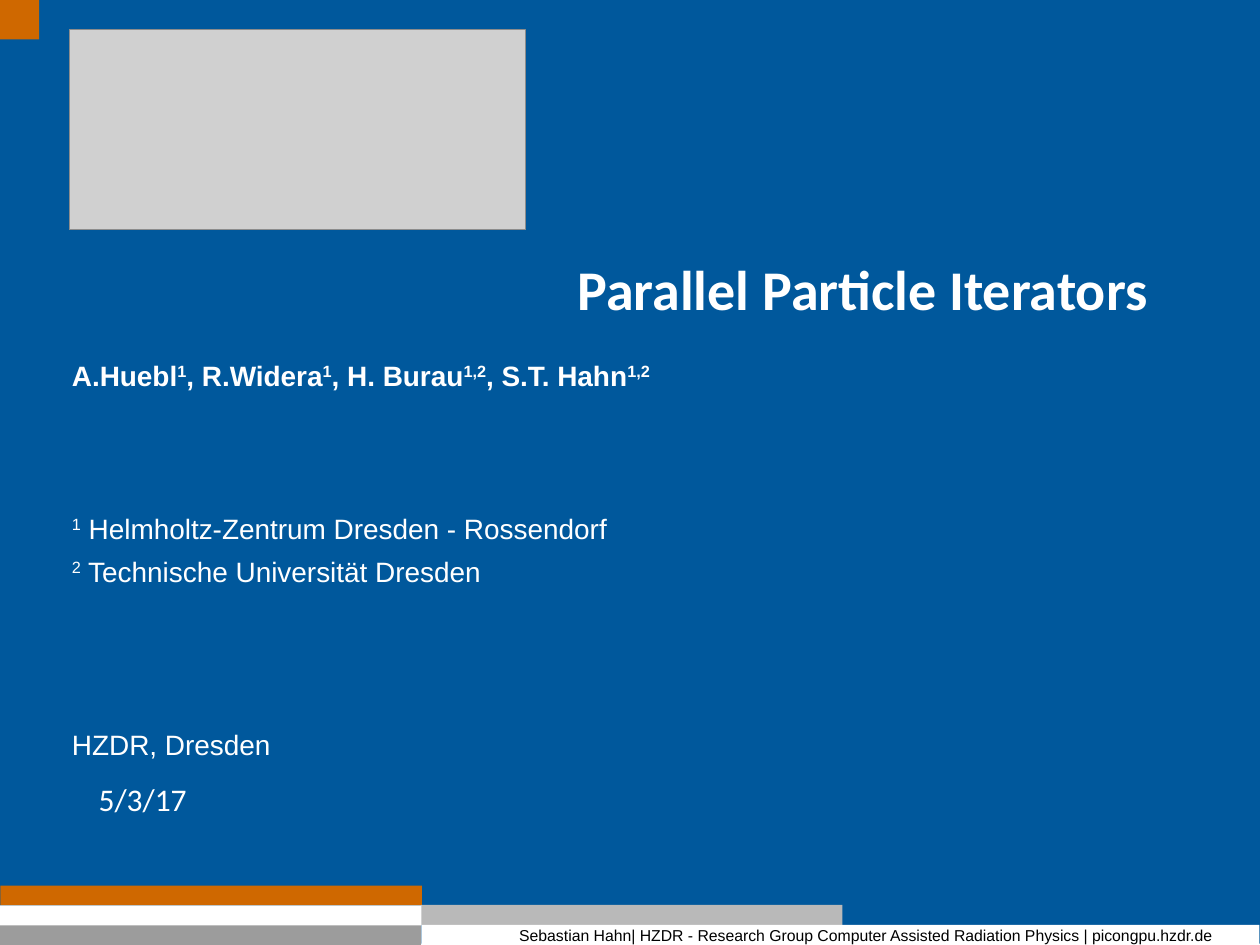
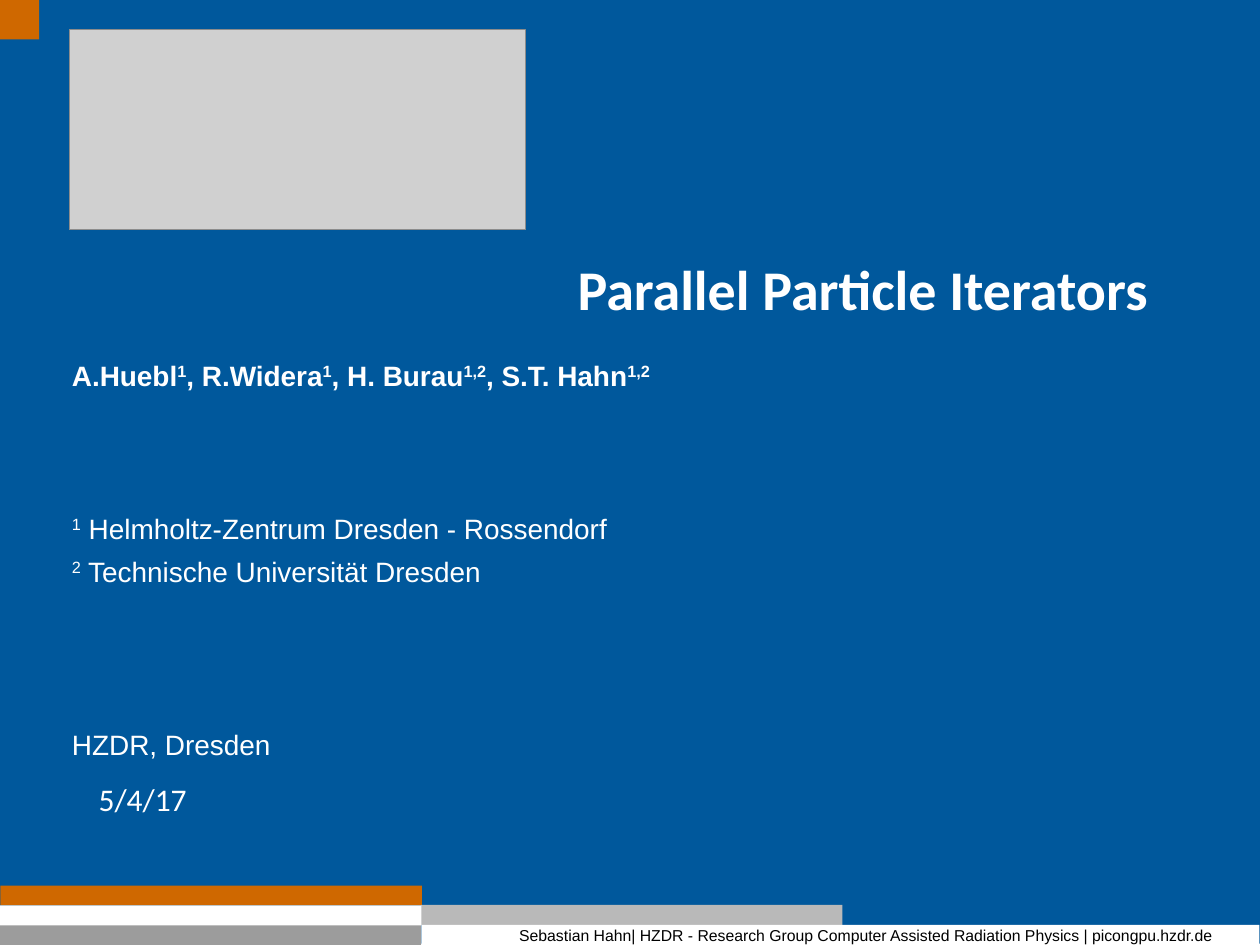
Before and after one commit to Fettpet/DeepIterator, a slide deck: slide 1 of Presi/2017_01_16_Intro.odp. Drawn at 1260x945 pixels with LibreOffice and Linux fonts; fonts in the diff are those of the drawing; grey boxes stand for pictures; background and template pictures are left out. Boxes give left, top, right and bottom in pixels: in the first picture for what was removed or moved away, otherwise in the second. Text is boxed around its words. In the diff, an @@ line names an element or a change of style, - is before the commit and + after.

```diff
--- a/Presi/2017_01_16_Intro.odp
+++ b/Presi/2017_01_16_Intro.odp
@@ text at <box>99,789,187,813</box>: text changed @@
-5/3/17
+5/4/17
```
Also in this commit, not shown: 2 other slides changed, 6 other files.
